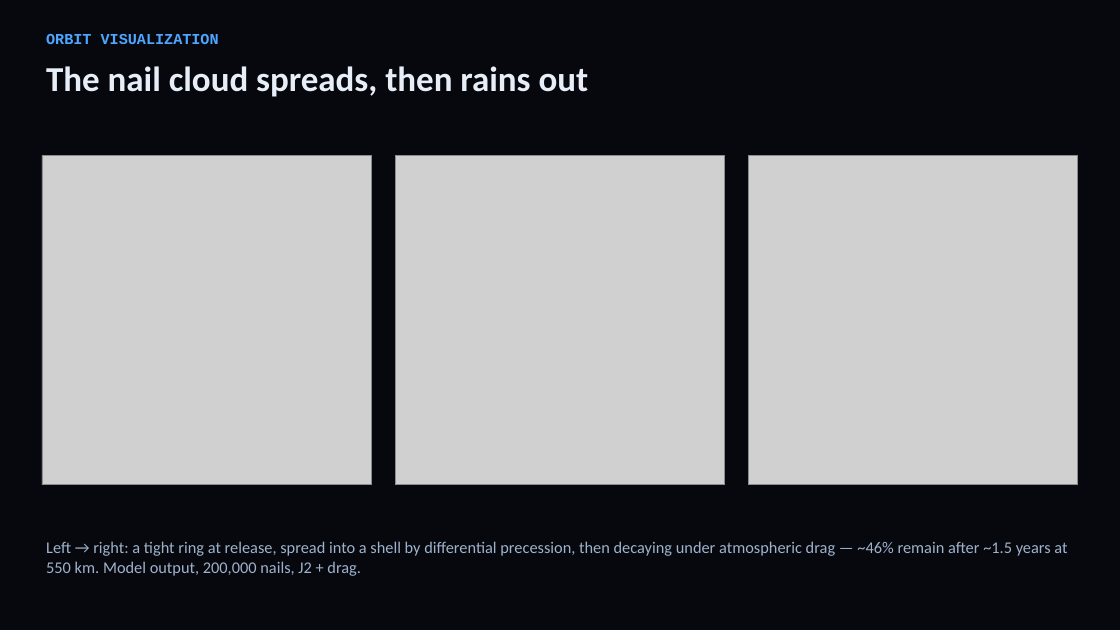
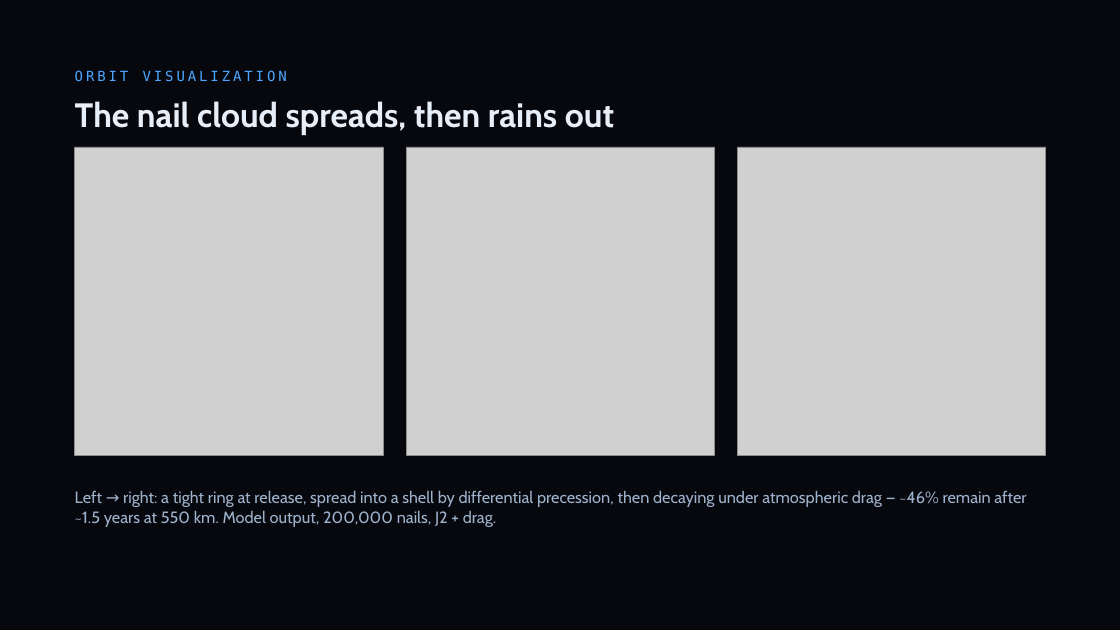
Before and after one commit to TimKadyrov/DebrisCascade, a slide deck: slide 10 of Barrel of Nails — Kessler Study.pptx (slide 12 before the commit). Drawn at 1120x630 pixels with LibreOffice and Linux fonts; fonts in the diff are those of the drawing; grey boxes stand for pictures. Boxes give left, top, right and bottom in pixels: in the first picture for what was removed or moved away, otherwise in the second. Text is boxed around its words. In the diff, an @@ line names an element or a change of style, - is before the commit and + after.

```diff
--- a/Barrel of Nails — Kessler Study.pptx
+++ b/Barrel of Nails — Kessler Study.pptx
@@ text "ORBIT VISUALIZATION": place and size @@
-text "ORBIT VISUALIZATION" at <box>46,34,219,44</box>
+text "ORBIT VISUALIZATION" at <box>75,70,287,82</box>
@@ text "ORBIT VISUALIZATION" at <box>75,70,287,82</box>: size 13 to 12 pt, font Courier New to DejaVu Sans Mono, letter spacing 0 to 2.5 pt, bold off @@
@@ text "The nail cloud spreads, then ...": place and size @@
-text "The nail cloud spreads, then ..." at <box>46,66,589,97</box>
+text "The nail cloud spreads, then ..." at <box>75,101,614,135</box>
@@ text "The nail cloud spreads, then ..." at <box>75,101,614,135</box>: size 30 to 29 pt, font Calibri to Cabin @@
@@ picture: place and size @@
-picture at <box>42,155,371,485</box>
+picture at <box>75,147,383,455</box>
@@ picture: place and size @@
-picture at <box>395,155,724,485</box>
+picture at <box>406,147,714,455</box>
@@ picture: place and size @@
-picture at <box>749,155,1078,485</box>
+picture at <box>738,147,1046,455</box>
@@ text "Left → right: a tight ...": place and size @@
-text "Left → right: a tight ..." at <box>46,541,1067,576</box>
+text "Left → right: a tight ..." at <box>75,490,1026,527</box>
@@ text "Left → right: a tight ..." at <box>75,490,1026,527</box>: font Calibri to Cabin @@
```
Also in this commit, not shown: 10 other slides changed, 1 slide removed, 14 other files.
